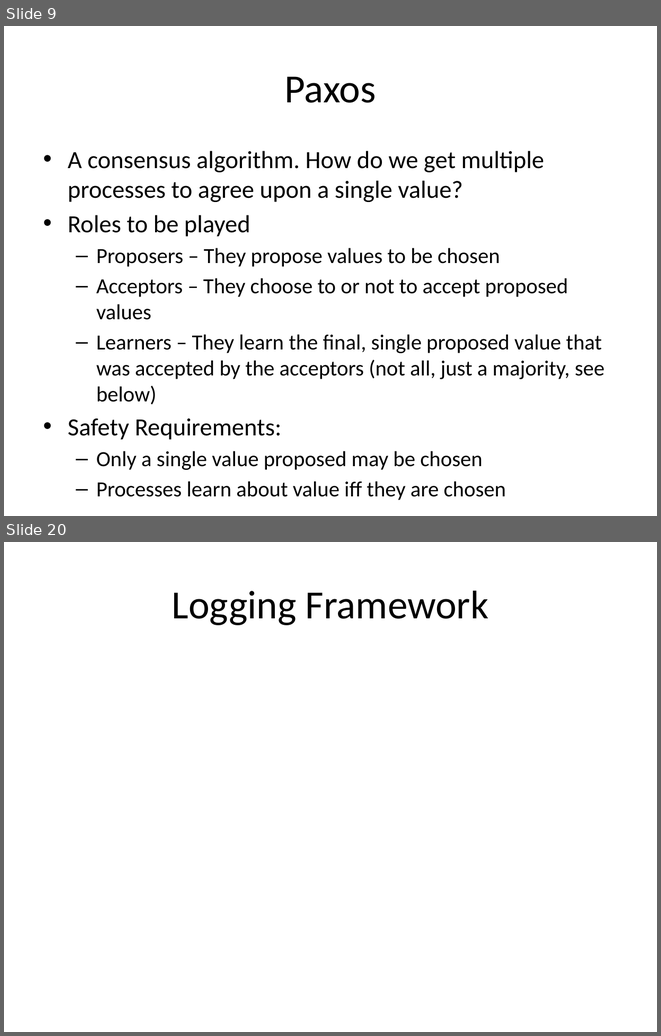
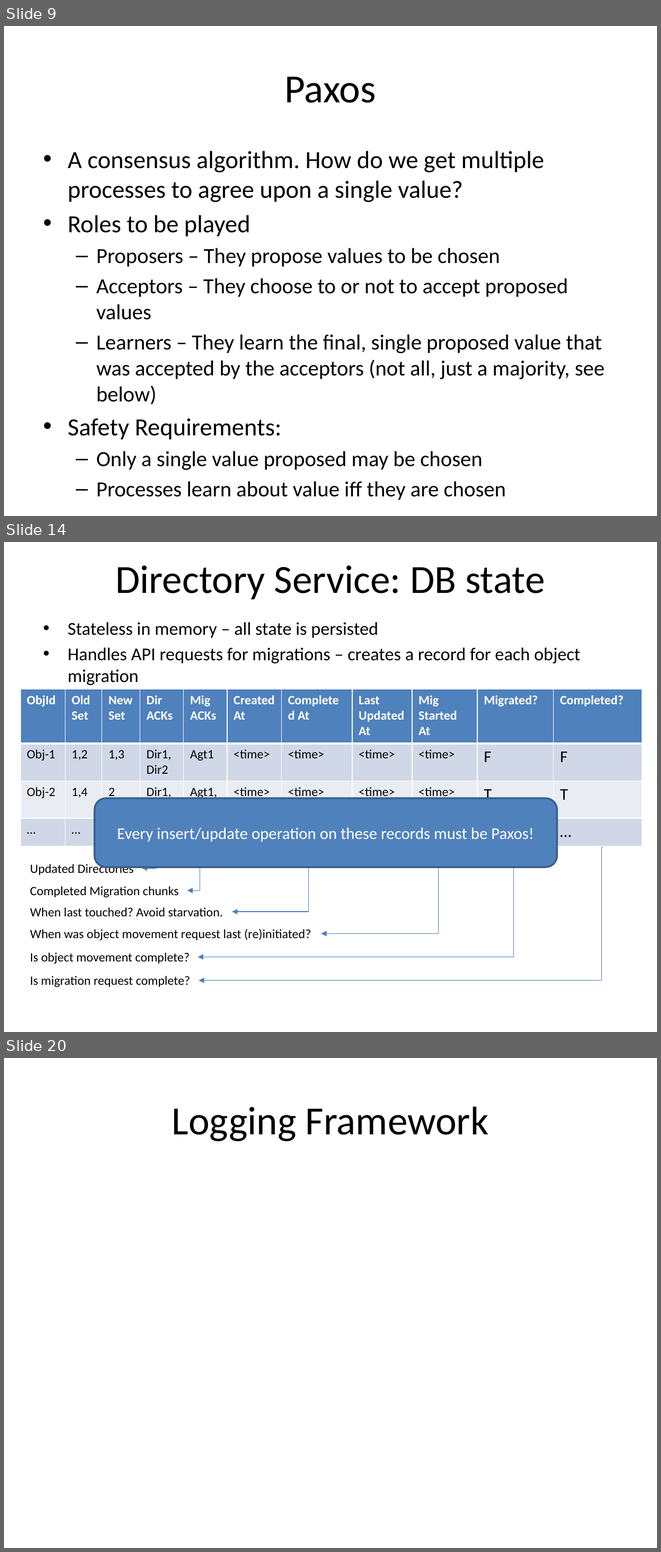
Before and after one commit to Slania/JPaxos-1, a slide deck: Paxos based directory updates for geo-replicated cloud storage.pptx. Shown one above the other, each under a label of ours: slides 9 and 20 before the commit, slides 9, 14 and 20 after it; the slides between them are not shown. The pictures are 661x1036 and 661x1552 pixels, drawn with LibreOffice and Linux fonts; fonts in the diff are those of the drawing. Boxes give left, top, right and bottom in pixels: in the first picture for what was removed or moved away, otherwise in the second. Text is boxed around its words. In the diff, an @@ line names an element or a change of style, - is before the commit and + after.

```diff
--- a/Paxos based directory updates for geo-replicated cloud storage.pptx
+++ b/Paxos based directory updates for geo-replicated cloud storage.pptx
@@ slide 14 added at box(4, 542, 657, 1032), background #FFFFFF @@
@@ title added at box(115, 565, 545, 599), 44 pt, text #000000 @@
+Directory Service: DB state
@@ text added at box(68, 622, 580, 685), 20 pt, text #000000 @@
+• Stateless in memory – all state is persisted
+• Handles API requests for migrations – creates a record for each object migration
@@ table added at box(20, 689, 642, 845), 4 rows, 11 columns @@
+ObjId | Old Set | New Set | Dir ACKs | Mig ACKs | Created At | Completed At | Last Updated At | Mig Started At | Migrated? | Completed?
+Obj-1 | 1,2 | 1,3 | Dir1,Dir2 | Agt1 | <time> | <time> | <time> | <time> | F | F
+Obj-2 | 1,4 | 2 | Dir1,Dir2 | Agt1,Agt2 | <time> | <time> | <time> | <time> | T | T
+… | … | … | … | … | … | … | … | … | … | …
@@ rounded rectangle added at box(95, 798, 557, 866), fill #4F81BD, outline #3A5F8C 2 pt, 18 pt, text #FFFFFF @@
+Every insert/update operation on these records must be Paxos!
@@ elbow arrow added from (156, 847) to (142, 868), #4B7EBC 0.75 pt @@
@@ elbow arrow added from (200, 849) to (187, 890), #4B7EBC 0.75 pt @@
@@ elbow arrow added from (512, 847) to (198, 956), #4B7EBC 0.75 pt @@
@@ elbow arrow added from (603, 847) to (199, 980), #4B7EBC 0.75 pt @@
@@ elbow arrow added from (385, 847) to (232, 911), #4B7EBC 0.75 pt @@
@@ elbow arrow added from (438, 847) to (321, 933), #4B7EBC 0.75 pt @@
@@ text added at box(30, 862, 134, 875), 14 pt, text #000000 @@
+Updated Directories
@@ text added at box(30, 886, 179, 897), 14 pt, text #000000 @@
+Completed Migration chunks
@@ text added at box(30, 907, 223, 916), 14 pt, text #000000 @@
+When last touched? Avoid starvation.
@@ text added at box(30, 928, 311, 940), 14 pt, text #000000 @@
+When was object movement request last (re)initiated?
@@ text added at box(30, 952, 190, 963), 14 pt, text #000000 @@
+Is object movement complete?
@@ text added at box(30, 976, 191, 987), 14 pt, text #000000 @@
+Is migration request complete?
```
Also in this commit, not shown: 3 slides changed, 8 other slides added, 7 slides removed, 1 other file.
